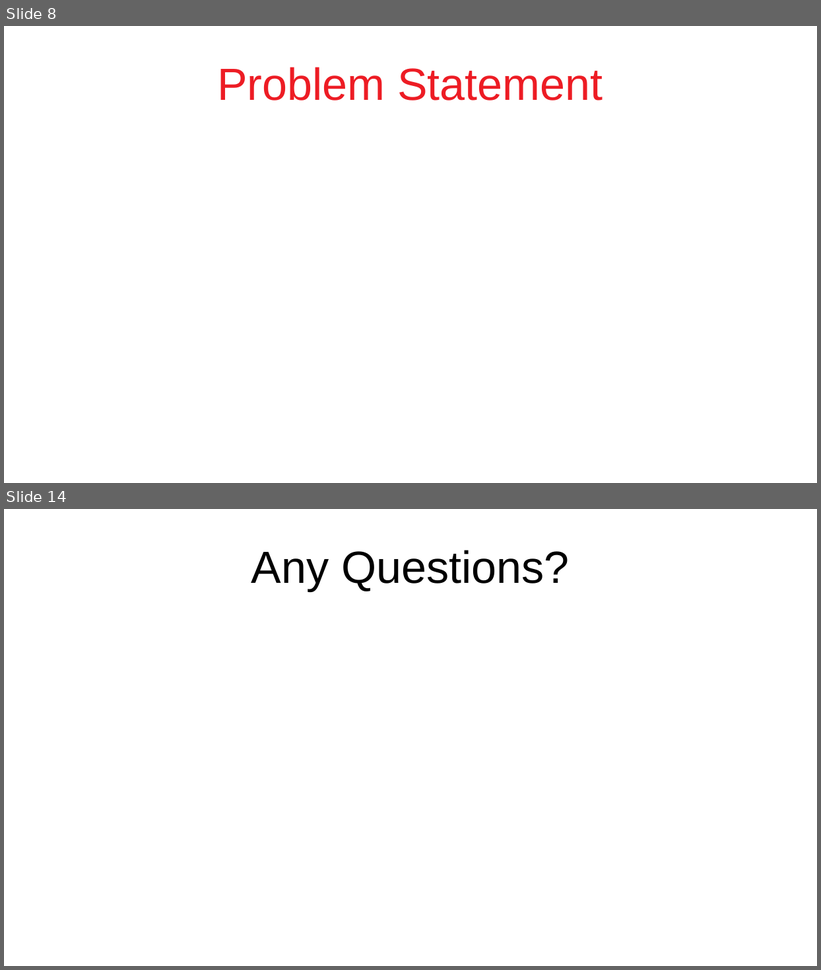
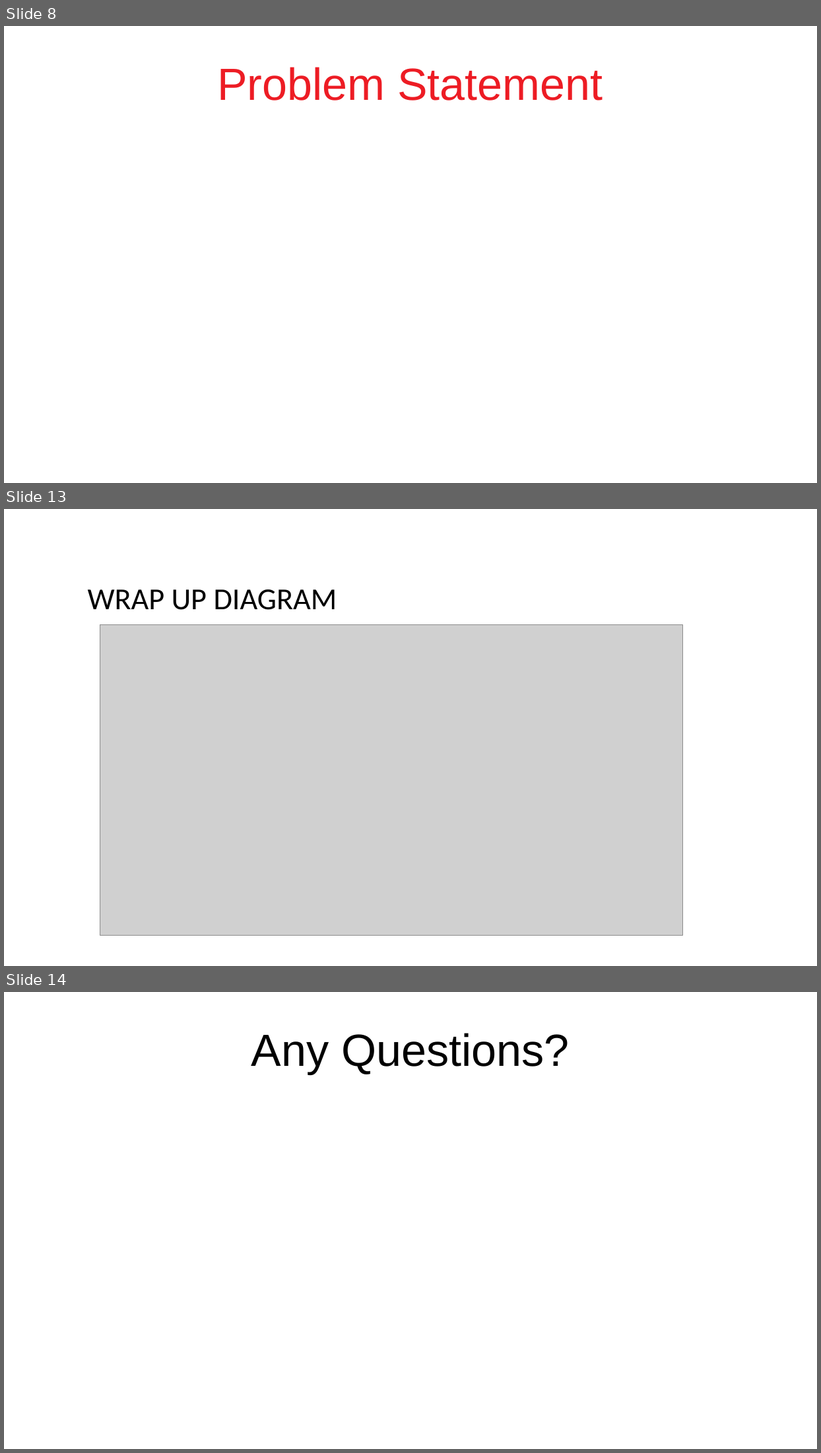
Before and after one commit to DevJohnIbrahim/SSM-GP, a slide deck: Graduation Proposal/Cyberbullypresentation.pptx. Shown one above the other, each under a label of ours: slides 8 and 14 before the commit, slides 8, 13 and 14 after it; the slides between them are not shown. The pictures are 821x970 and 821x1453 pixels, drawn with LibreOffice and Linux fonts; fonts in the diff are those of the drawing; grey boxes stand for pictures. Boxes give left, top, right and bottom in pixels: in the first picture for what was removed or moved away, otherwise in the second. Text is boxed around its words. In the diff, an @@ line names an element or a change of style, - is before the commit and + after.

```diff
--- a/Graduation Proposal/Cyberbullypresentation.pptx
+++ b/Graduation Proposal/Cyberbullypresentation.pptx
@@ slide 13 added at <box>4,509,817,966</box>, background #FFFFFF @@
@@ title added at <box>88,590,337,610</box>, 29.8 pt, text #000000 @@
+WRAP UP DIAGRAM
@@ picture added at <box>100,625,683,936</box> @@
```
Also in this commit, not shown: 4 slides changed, 1 slide removed.
